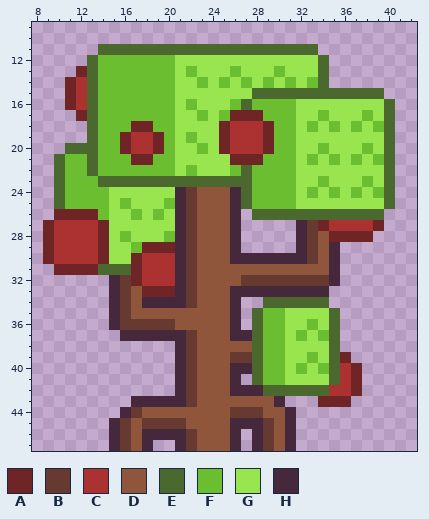
File history of a pixel-art file, example/textures/dino/tree.aseprite. The picture above is the old version.
48x48 pixels, 1 frame. Shown: x 8..42, y 9..47.
Visible layers, top first: "apples", "top", "middle", "bottom".
Palette (. is transparent): A #6f2525  B #663931  C #ac3232  D #8f563b  E #4b692f  F #6abe30  G #99e550  H #45283c
Pixels before, first column x 9:
11 .....EEEEEEEEEEEEEEEEEEEE.......
12 ....EFFFFFFFGGGGGGGGGGGGGE......
13 ...AEFFFFFFFGFGGGFGGGFGGGE......
14 ..ACEFFFFFFFGGFGFGFGFGFGFE......
15 ..ACEFFFFFFFGGGGGGGEEEEEEEEEEEE.
16 ..ACEFFFFFFFGFGGGFEFFFFGGGGGGGGE
17 ...AEFFFFFFFGGFGFAAAFFFGGFGGGFGE
18 ....EFFFAAFFGGGGACCCAFFGFGFGFGFE
19 ....EFFACCAFGFGGACCCAFFGGGGGGGGE
20 ..EEEFFACCAFGGFGACCCAFFGGFGGGFGE
21 .EFFEFFFAAFFGGGGGAAAFFFGFGFGFGFE
22 .EFFEFFFFFFFGFGGGFEFFFFGGGGGGGGE
23 .EFFFEEEEEEEEEEEEEEFFFFGGFGGGFGE
24 .EFFFFGGGGGGHBDDDHEFFFFGFGFGFGFE
25 .EFFFFGFGGGFHBDDDHEFFFFGGGGGGGGE
26 .AAAAFGGFGFGHBDDDH.EEEEEEEEEEEE.
27 ACCCCAGGGGGGHBDDDH.....HBACCCCA.
28 ACCCCAGFGGGFHBDDDH.....HBDAAAA..
29 ACCCCAGGFAAAHBDDDH.....HBDH.....
30 ACCCCAGGACCCHBDDDHHHHHHHBDH.....
31 .AAAAEEEACCCHBDDDDDDDDDDDDH.....
32 ......HBACCCHBDDDDBBBBBBBBH.....
33 ......HBDAAAHBDDDHHHHHHHHH......
34 ......HBDHHHHBDDDH..EEEEEE......
35 ......HBDDDDDDDDDH.EFFGGGGE.....
36 ......HBBBBBDDDDDH.EFFGGFGE.....
37 .......HHHHHHBDDDHHEFFGFGFE.....
38 ............HBDDDDDEFFGGGGE.....
39 ............HBDDDBBEFFGGFGEA....
40 ............HBDDDHHEFFGFGFECA...
41 ............HBDDDH.EFFGGGGECA...
42 ............HBDDDHHHEEEEEECCA...
43 ........HHHHHBDDDDDDDH...AAA....
44 .......HBDDDDDDDDBBBDDH.........
45 ......HBDBBBBDDDDHHHBDH.........
46 ......HBDHHHHBDDDH.HBDH.........
47 ......HBDH..HBDDDH.HBDH.........
The same view after the edit:
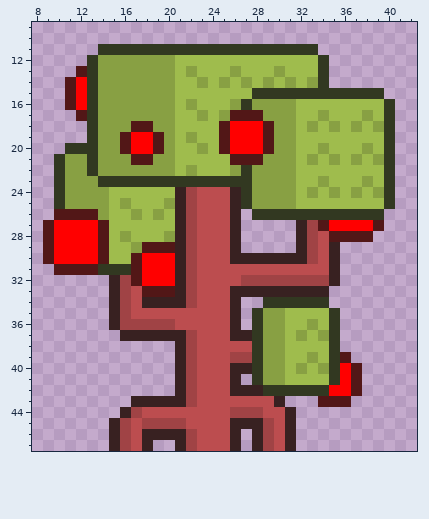
Edits made:
colour A: #6f2525 -> #521717
colour B: #663931 -> #a04345
colour C: #ac3232 -> #ff0000
colour D: #8f563b -> #bc4d4f
colour E: #4b692f -> #323821
colour F: #6abe30 -> #88a043
colour G: #99e550 -> #9fbc4d
colour H: #45283c -> #382121
Where, in picture pixels (left, top, right, bottom), the same in both pictures:
changed: (43, 44, 395, 451)
